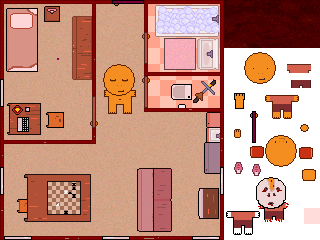
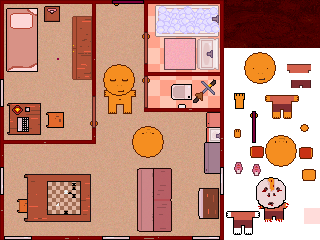
Layers edited between the first and the second 320 x 240 image:
added layer "Layer 56 copy" above "Layer 56" over bbox(132, 126, 164, 158)
